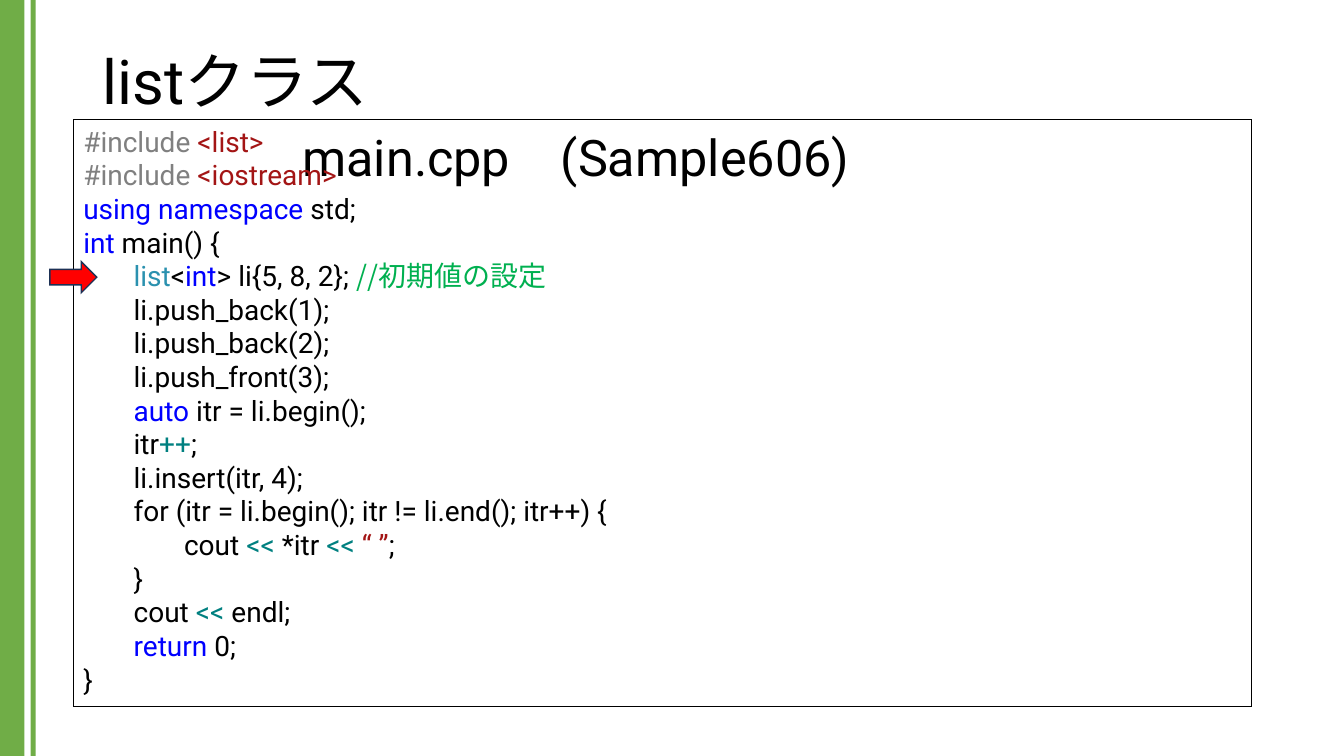
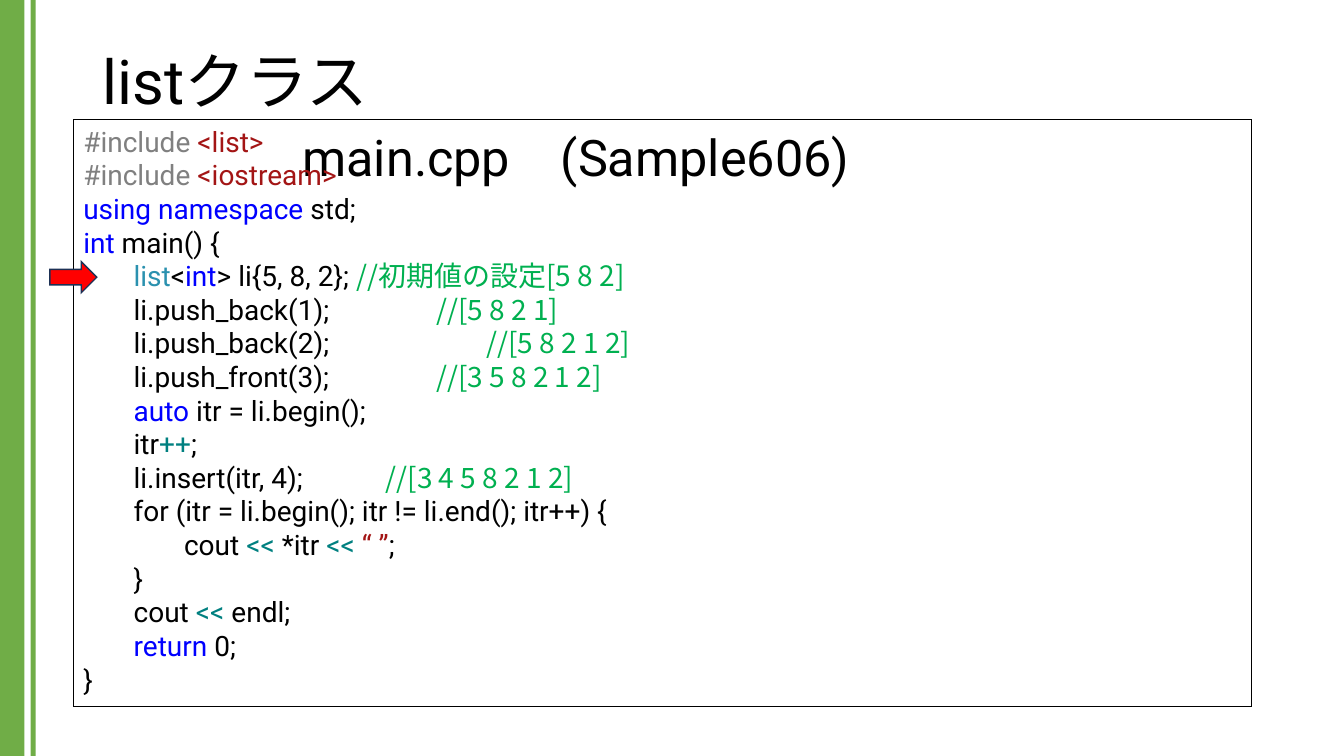
Before and after one commit to kic-murata/cpp2024, a slide deck: slide 8 of 授業資料/講義資料：Listクラス.pptx. Drawn at 1344x756 pixels with LibreOffice and Linux fonts; fonts in the diff are those of the drawing. Boxes give left, top, right and bottom in pixels: in the first picture for what was removed or moved away, otherwise in the second. Text is boxed around its words. In the diff, an @@ line names an element or a change of style, - is before the commit and + after.

```diff
--- a/授業資料/講義資料：Listクラス.pptx
+++ b/授業資料/講義資料：Listクラス.pptx
@@ text in rectangle at [134, 262, 630, 394]: text changed @@
-list<int> li{5, 8, 2}; //初期値の設定
-li.push_back(1);
-li.push_back(2);
-li.push_front(3);
+list<int> li{5, 8, 2}; //初期値の設定[5 8 2]
+li.push_back(1); //[5 8 2 1]
+li.push_back(2); //[5 8 2 1 2]
+li.push_front(3); //[3 5 8 2 1 2]
@@ text in rectangle at [134, 465, 573, 494]: text changed @@
-li.insert(itr, 4);
+li.insert(itr, 4); //[3 4 5 8 2 1 2]
```
Also in this commit, not shown: 7 other slides changed, 1 slide added.
